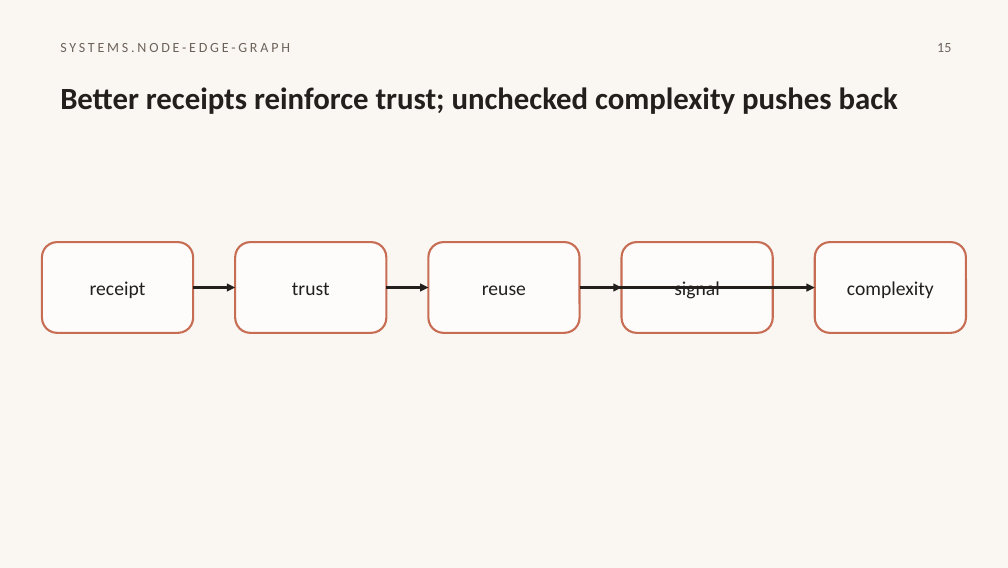
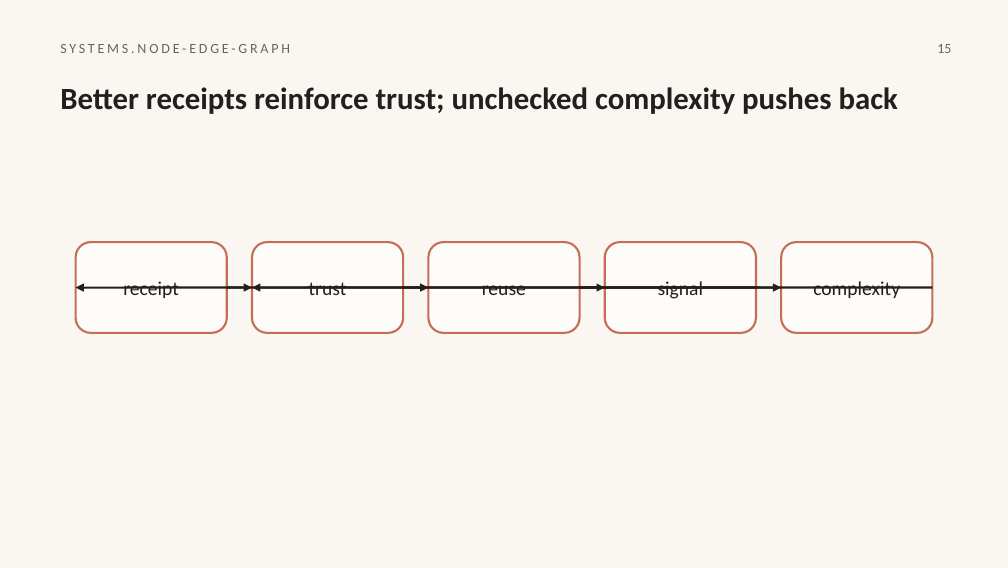
Before and after one commit to HomenShum/NodeSlide, a slide deck: slide 15 of outputs/atlas-v3-native/roundtrip-ppt.pptx. Drawn at 1008x568 pixels with LibreOffice and Linux fonts; fonts in the diff are those of the drawing. Boxes give left, top, right and bottom in pixels: in the first picture for what was removed or moved away, otherwise in the second. Text is boxed around its words. In the diff, an @@ line names an element or a change of style, - is before the commit and + after.

```diff
--- a/outputs/atlas-v3-native/roundtrip-ppt.pptx
+++ b/outputs/atlas-v3-native/roundtrip-ppt.pptx
@@ text "receipt": place and size @@
-text "receipt" at [90, 281, 146, 298]
+text "receipt" at [123, 281, 179, 298]
@@ rounded rectangle: place and size @@
-rounded rectangle at [42, 242, 194, 333]
+rounded rectangle at [76, 242, 227, 333]
@@ text "trust": place and size @@
-text "trust" at [292, 282, 330, 295]
+text "trust" at [309, 282, 347, 295]
@@ rounded rectangle: place and size @@
-rounded rectangle at [235, 242, 386, 333]
+rounded rectangle at [252, 242, 403, 333]
@@ text "signal": place and size @@
-text "signal" at [674, 281, 720, 299]
+text "signal" at [658, 281, 704, 299]
@@ rounded rectangle: place and size @@
-rounded rectangle at [622, 242, 773, 333]
+rounded rectangle at [605, 242, 756, 333]
@@ text "complexity": place and size @@
-text "complexity" at [847, 281, 934, 298]
+text "complexity" at [813, 281, 900, 298]
@@ rounded rectangle: place and size @@
-rounded rectangle at [814, 242, 966, 333]
+rounded rectangle at [781, 242, 932, 333]
@@ proportions changed in 5 elements at [428, 242, 580, 333], [252, 242, 403, 333], [605, 242, 756, 333], [76, 242, 227, 333], [781, 242, 932, 333] @@
@@ arrow added from (756, 287) to (76, 287), #221F1C 1.5 pt @@
@@ arrow moved from (194, 287) - (235, 287) to (227, 287) - (252, 287) @@
@@ arrow added from (932, 287) to (252, 287), #221F1C 1.5 pt @@
@@ arrow moved from (386, 287) - (428, 287) to (403, 287) - (428, 287) @@
@@ arrow moved from (580, 287) - (814, 287) to (580, 287) - (781, 287) @@
@@ arrow moved from (580, 287) - (622, 287) to (580, 287) - (605, 287) @@
@@ arrow removed from (773, 287) to (773, 287) @@
@@ arrow removed from (966, 287) to (966, 287) @@
```
Also in this commit, not shown: 30 other slides changed.
